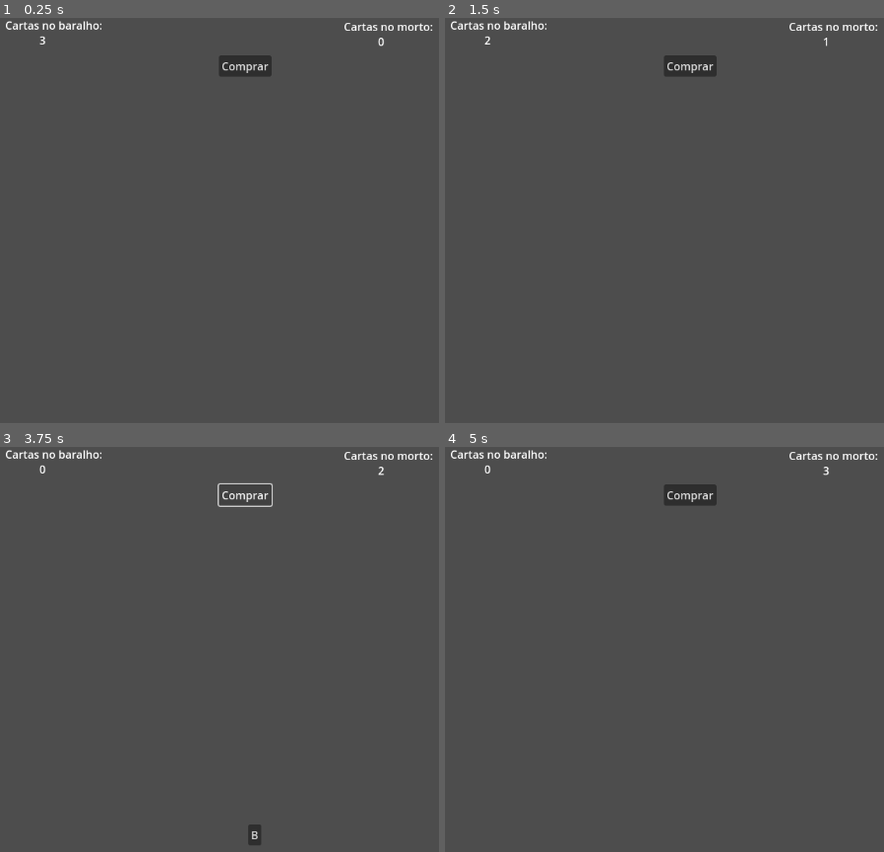
Above: before the commit, frames 1-4 (two rows, left to right).
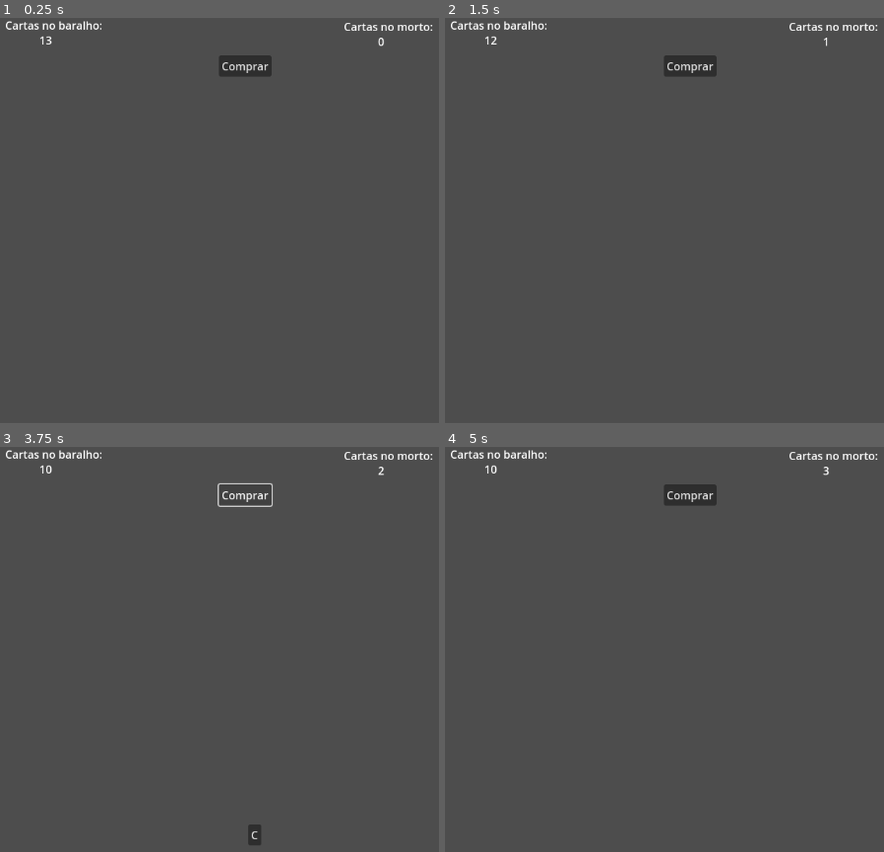
Above: after the commit, the same moments.

Repository: gdp-ufrj/alikia
Game: Godot game, scene res://Scenes/deck_system.tscn
Two runs of this game, one before a commit and one after it. Both use one fixed random seed, a clock stepped at 60 frames per second and the inputs below.
Inputs:
- Up to frame 1 (0.25 s): no input
- Up to frame 2 (1.5 s): click "Comprar" at 0.5 s; click "C" (after the commit: "B") at 1.25 s
- Up to frame 3 (3.75 s): click "Comprar" at 2 s; click "A" (after the commit: "C") at 2.75 s; click "Comprar" at 3.5 s
- Up to frame 4 (5 s): click "B" (after the commit: "C") at 4.25 s

The runs differ from the first frame. In frame 1, less than 0.1% of the frame differs, in the area x 8-12%, y 4-7%; in frame 2, less than 0.1%; in frame 3, less than 0.1%, in the area x 8-59%, y 4-97%; in frame 4, less than 0.1%.

Commit message:
feat/Adição de carta
Adicionadas maiores quantidades de cada carta para teste

Diff:
--- a/Scenes/deck_system.tscn
+++ b/Scenes/deck_system.tscn
@@ -17,6 +17,7 @@
 deck_count_label = NodePath("DeckControl/DeckCount")
 discard_count_label = NodePath("DiscardControl/DiscardCount")
 equipped_cards = Array[Resource("res://Resources/CardData.gd")]([ExtResource("2_bqs1d"), ExtResource("3_ur5lm"), ExtResource("4_t3snl")])
+equipped_cards_quantity = Array[int]([6, 3, 4])
 
 [node name="DeckControl" type="Control" parent="Deck"]
 layout_mode = 3
--- a/Scripts/DeckSystem/deck.gd
+++ b/Scripts/DeckSystem/deck.gd
@@ -1,8 +1,11 @@
 extends Node2D
+
 
 @export var deck_count_label : Label
 @export var discard_count_label : Label
 @export var equipped_cards: Array[CardData]
+@export var equipped_cards_quantity: Array[int]
+
 
 var cards : Array
 var discard_deck : Array
@@ -10,13 +13,20 @@
 
 # Called when the node enters the scene tree for the first time.
 func _ready():
-	discard_deck = [] + equipped_cards
+	discard_deck = _create_deck()
 	shuffle_deck()
 
 
 # Called every frame. 'delta' is the elapsed time since the previous frame.
 func _process(delta):
 	pass
+
+func _create_deck():
+	var deck = []
+	for card_index in range(len(equipped_cards)):
+		for qtd in range(equipped_cards_quantity[card_index]):
+			deck.push_back(equipped_cards[card_index])
+	return deck
 
 func shuffle_deck():
 	cards = discard_deck
